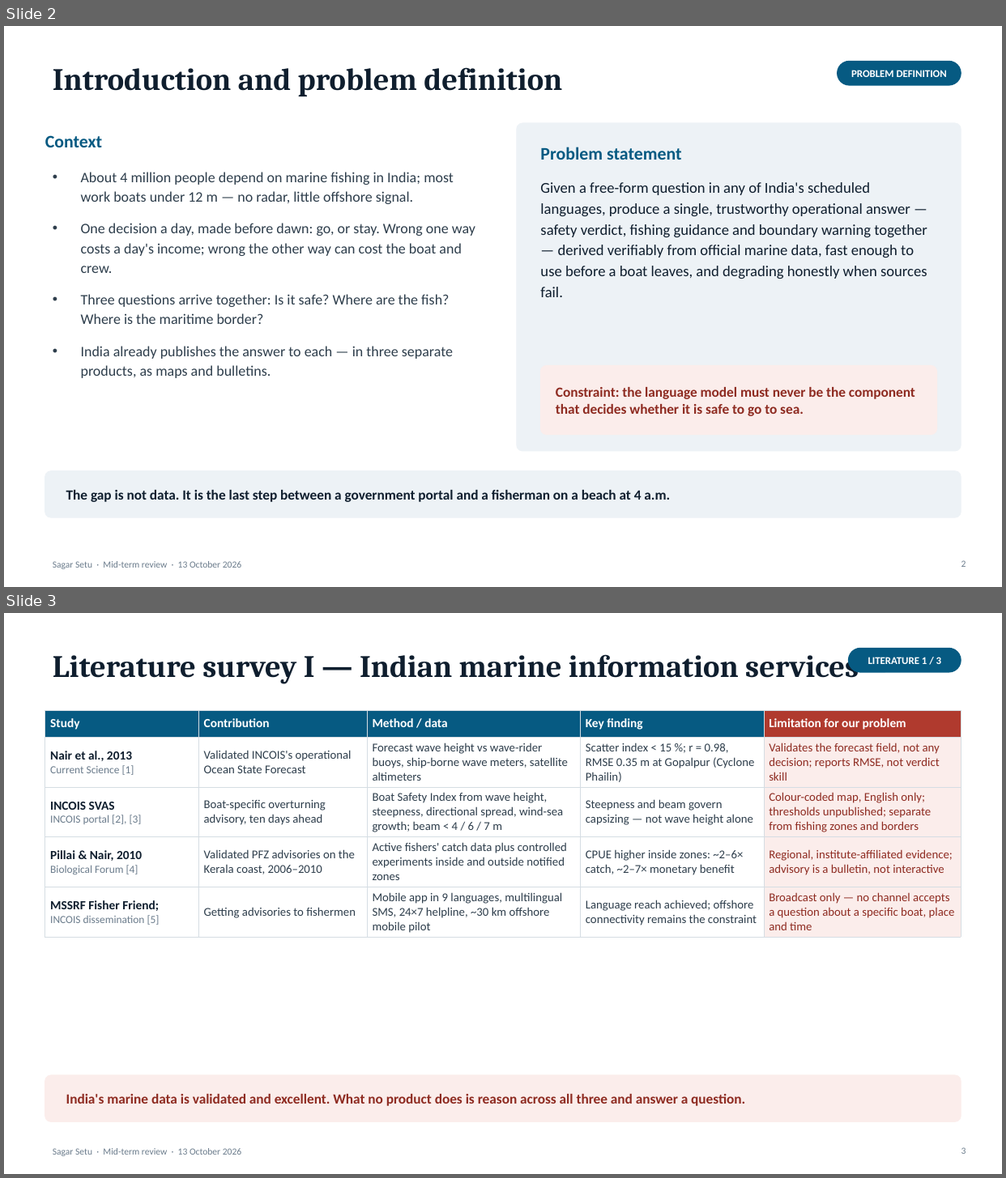
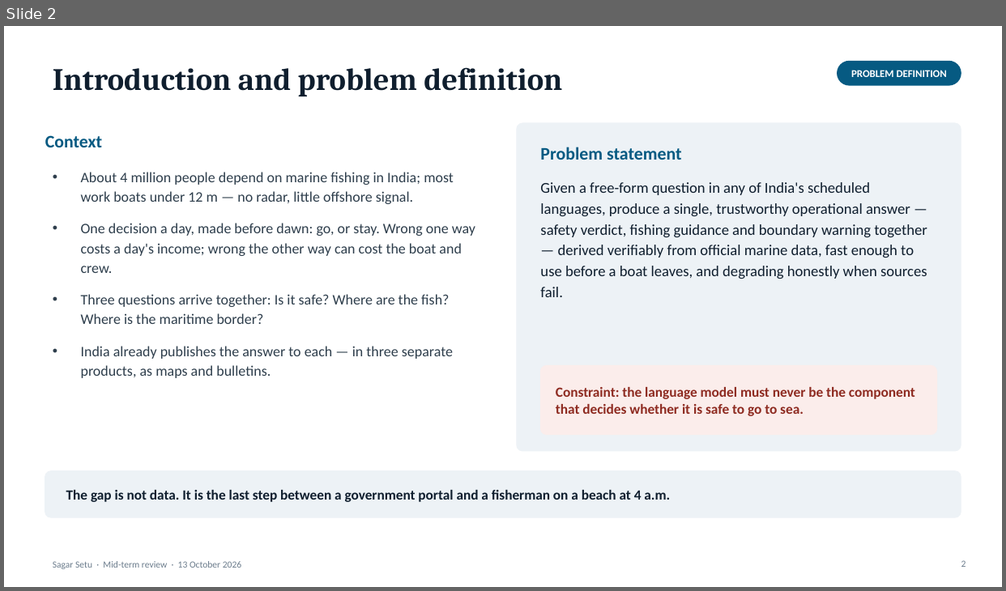
Before and after one commit to harshvsinghnorth/sagar-setu, a slide deck: docs/Sagar_Setu_MidTerm.pptx. Shown one above the other, each under a label of ours: slides 2 and 3 before the commit, slide 2 after it. The pictures are 1006x1178 and 1006x591 pixels, drawn with LibreOffice and Linux fonts; fonts in the diff are those of the drawing. Boxes give left, top, right and bottom in pixels: in the first picture for what was removed or moved away, otherwise in the second. Text is boxed around its words. In the diff, an @@ line names an element or a change of style, - is before the commit and + after.

```diff
--- a/docs/Sagar_Setu_MidTerm.pptx
+++ b/docs/Sagar_Setu_MidTerm.pptx
@@ slide 3 removed at (4,613,1002,1174), background #FFFFFF; not listed: 1 template element that a slide beside it also shows @@
@@ title removed at (53,649,859,684) @@
-Literature survey I — Indian marine information services
@@ rounded rectangle removed at (849,648,961,672) @@
@@ text removed at (868,657,941,664) @@
-LITERATURE 1 / 3
@@ table removed at (45,710,961,936), 5 rows, 5 columns @@
-Study | Contribution | Method / data | Key finding | Limitation for our problem
-Nair et al., 2013 / Current Science [1] | Validated INCOIS's operational Ocean State Forecast | Forecast wave height vs wave-rider buoys, ship-borne wave meters, satellite altimeters | Scatter index < 15 %; r = 0.98, RMSE 0.35 m at Gopalpur (Cyclone Phailin) | Validates the forecast field, not any decision; reports RMSE, not verdict skill
-INCOIS SVAS / INCOIS portal [2], [3] | Boat-specific overturning advisory, ten days ahead | Boat Safety Index from wave height, steepness, directional spread, wind-sea growth; beam < 4 / 6 / 7 m | Steepness and beam govern capsizing — not wave height alone | Colour-coded map, English only; thresholds unpublished; separate from fishing zones and borders
-Pillai & Nair, 2010 / Biological Forum [4] | Validated PFZ advisories on the Kerala coast, 2006–2010 | Active fishers' catch data plus controlled experiments inside and outside notified zones | CPUE higher inside zones: ~2–6× catch, ~2–7× monetary benefit | Regional, institute-affiliated evidence; advisory is a bulletin, not interactive
-MSSRF Fisher Friend; / INCOIS dissemination [5] | Getting advisories to fishermen | Mobile app in 9 languages, multilingual SMS, 24×7 helpline, ~30 km offshore mobile pilot | Language reach achieved; offshore connectivity remains the constraint | Broadcast only — no channel accepts a question about a specific boat, place and time
@@ rounded rectangle removed at (45,1076,961,1122) @@
@@ text removed at (66,1094,745,1106) @@
-India's marine data is validated and excellent. What no product does is reason across all three and answer a question.
@@ page number removed at (961,1148,966,1154) @@
-3
```
Also in this commit, not shown: 7 slides changed, 1 slide added, 1 other slide removed, 10 other files.
